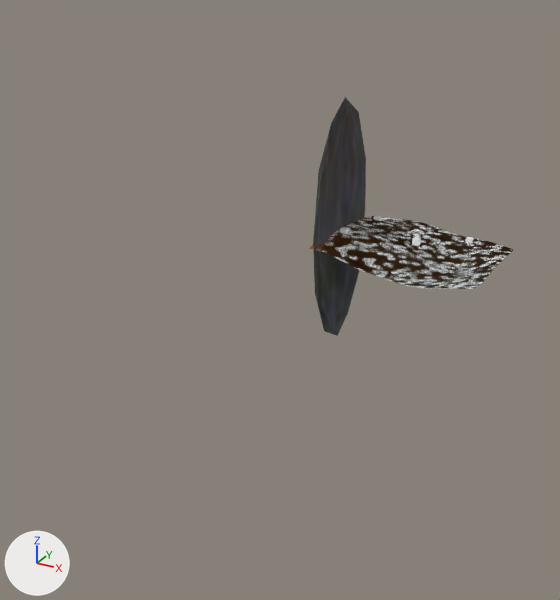
Renders of the glTF model assets/fse--dan.gltf from each side of a commit.
Before and after are seen from a 50 mm lens placed at (70.8, -214.0, 77.9), pointed at (-22.6, -44.1, -7.1). The lights are fixed; the arrows at lower left show +X, +Y and +Z. Where no turn or scale is listed for an object, it has been applied to the vertices. Vertices at the same position are counted once.
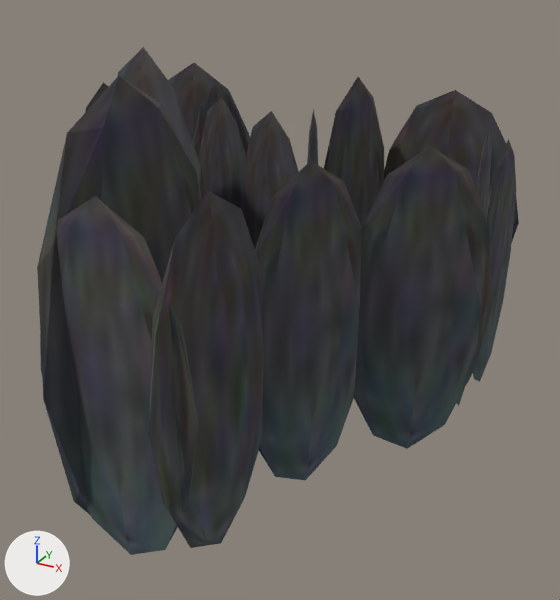
Location of each change, [x1, y1, x2, y2] in pixels of the pictures (560 x 600 px; the box of a moved part takes in the faces that stretch with it):
'Icosphere.008', added (black): after [354, 146, 493, 449]
'Icosphere.011', added (black): after [40, 196, 199, 555]
'Icosphere.010', added (black): after [149, 191, 264, 548]
'Icosphere.003', added (black): after [255, 161, 362, 480]
'Icosphere.007', added (black): after [37, 75, 200, 516]
'Icosphere', moved, turned, rescaled: before [313, 97, 366, 336]; after [384, 90, 519, 241]
'Icosphere.012', added (black): after [324, 77, 384, 227]
'Icosphere.014', added (black): after [198, 97, 251, 236]
'Icosphere.005', added (black): after [473, 139, 516, 382]
'Icosphere.001', added (black): after [246, 111, 299, 249]
'Icosphere.006', added (black): after [117, 47, 205, 201]
'Icosphere.013', added (black): after [168, 63, 250, 154]
'Icosphere.009', added (black): after [457, 128, 492, 406]
'Icosphere.015', added (black): after [192, 84, 229, 158]
'Icosphere.002', added: after [307, 109, 318, 165]
'Icosphere.016', added: after [85, 82, 109, 112]
part 1 of me_plane, cut back: before [309, 216, 513, 289]
part 2 of me_plane_001, moved or reshaped (not visible afterwards): before [322, 217, 514, 289]

What changed in the scene script:
```text
Change me_plane:
    remove me_plane.from_pydata(...)  # 2025 vertices, 3872 faces; spans x -24.0..24.0, y -24.0..24.0, z -4.2..6.6
    add me_plane.from_pydata(...)  # 18 vertices, 16 faces; spans x -1.0..5.3, y -4.4..1.4, z 0.0..0.1
    me_plane part 1: 2025 vertices removed from x -24.0..24.0, y -24.0..24.0, z -4.2..6.6; 18 vertices added at x -1.0..5.3, y -4.4..1.4, z 0.0..0.1
Change me_plane_001:
    remove me_plane_001.from_pydata(...)  # 1926 vertices, 3674 faces; spans x -24.0..24.0, y -24.0..24.0, z -6.7..3.7
    add me_plane_001.from_pydata(...)  # 3718 vertices, 7056 faces; spans x -96.8..30.3, y -117.3..23.2, z -5.4..-2.2
    me_plane_001 part 2: 1926 vertices removed from x -24.0..24.0, y -24.0..24.0, z -6.7..3.7; 3718 vertices added at x -96.8..30.3, y -117.3..23.2, z -5.4..-2.2
    add me_plane_001.materials.append(mat_material)  # picture img_claw
Change ob_icosphere:
    ob_icosphere.location: (-22.5, -5.8, 3.6) -> (1.2, 22.5, 3.6)
    ob_icosphere.rotation_euler: (0.0, 0.0, 0.0) -> (0.0, 0.0, -1.609)  # degrees (0, 0, 0) -> degrees (0, 0, -92)
    ob_icosphere.scale: (1.91, 19.0, 38.1) -> (1.91, 23.8, 38.1)
Add ob_icosphere_016:
    ob_icosphere_016 = bpy.data.objects.new('Icosphere.016', me_icosphere_016)  # 42 vertices, 80 faces; spans x -3.4..3.4, y -18.8..18.8, z -38.1..38.1; in mat_material (picture img_claw)
    ob_icosphere_016.location = (-85.3, -36.1, 7.2)
Add ob_icosphere_015:
    ob_icosphere_015 = bpy.data.objects.new('Icosphere.015', me_icosphere_015)  # 42 vertices, 80 faces; spans x -2.0..2.0, y -19.0..19.0, z -38.1..38.1; in mat_material (picture img_claw)
    ob_icosphere_015.location = (-69.6, -1.4, 3.6)
Add ob_icosphere_014:
    ob_icosphere_014 = bpy.data.objects.new('Icosphere.014', me_icosphere_014)  # 42 vertices, 80 faces; spans x -16.5..16.5, y -9.5..9.5, z -38.1..38.1; in mat_material (picture img_claw)
    ob_icosphere_014.location = (-53.3, -23.0, 3.6)
Add ob_icosphere_013:
    ob_icosphere_013 = bpy.data.objects.new('Icosphere.013', me_icosphere_013)  # 42 vertices, 80 faces; spans x -26.6..26.6, y -2.9..2.9, z -53.3..53.3; in mat_material (picture img_claw)
    ob_icosphere_013.location = (-82.3, 5.6, -6.6)
Add ob_icosphere_012:
    ob_icosphere_012 = bpy.data.objects.new('Icosphere.012', me_icosphere_012)  # 42 vertices, 80 faces; spans x -2.7..2.7, y -26.6..26.6, z -53.3..53.3; in mat_material (picture img_claw)
    ob_icosphere_012.location = (-21.6, 0.9, -6.6)
Add ob_icosphere_011:
    ob_icosphere_011 = bpy.data.objects.new('Icosphere.011', me_icosphere_011)  # 42 vertices, 80 faces; spans x -19.0..19.0, y -1.9..1.9, z -38.1..38.1; in mat_material (picture img_claw)
    ob_icosphere_011.location = (-16.7, -118.7, 3.6)
Add ob_icosphere_010:
    ob_icosphere_010 = bpy.data.objects.new('Icosphere.010', me_icosphere_010)  # 42 vertices, 80 faces; spans x -2.2..2.2, y -19.0..19.0, z -38.1..38.1; in mat_material (picture img_claw)
    ob_icosphere_010.location = (-2.3, -106.8, 3.6)
Add ob_icosphere_009:
    ob_icosphere_009 = bpy.data.objects.new('Icosphere.009', me_icosphere_009)  # 42 vertices, 80 faces; spans x -3.9..3.9, y -18.7..18.7, z -38.1..38.1; in mat_material (picture img_claw)
    ob_icosphere_009.location = (25.2, -29.1, 3.6)
Add ob_icosphere_008:
    ob_icosphere_008 = bpy.data.objects.new('Icosphere.008', me_icosphere_008)  # 42 vertices, 80 faces; spans x -13.8..13.8, y -13.0..13.0, z -38.1..38.1; in mat_material (picture img_claw)
    ob_icosphere_008.location = (19.9, -55.3, 3.6)
Add ob_icosphere_007:
    ob_icosphere_007 = bpy.data.objects.new('Icosphere.007', me_icosphere_007)  # 42 vertices, 80 faces; spans x -6.7..6.7, y -33.3..33.3, z -53.7..53.7; in mat_material (picture img_claw)
    ob_icosphere_007.location = (-31.2, -93.1, 3.6)
Add ob_icosphere_006:
    ob_icosphere_006 = bpy.data.objects.new('Icosphere.006', me_icosphere_006)  # 42 vertices, 80 faces; spans x -29.9..29.9, y -15.3..15.3, z -53.7..53.7; in mat_material (picture img_claw)
    ob_icosphere_006.location = (-59.8, -48.9, 3.6)
Add ob_icosphere_005:
    ob_icosphere_005 = bpy.data.objects.new('Icosphere.005', me_icosphere_005)  # 42 vertices, 80 faces; spans x -1.9..1.9, y -19.0..19.0, z -38.1..38.1; in mat_material (picture img_claw)
    ob_icosphere_005.location = (23.0, 3.0, -5.4)
Add ob_icosphere_003:
    ob_icosphere_003 = bpy.data.objects.new('Icosphere.003', me_icosphere_003)  # 42 vertices, 80 faces; spans x -7.0..7.0, y -17.6..17.6, z -38.1..38.1; in mat_material (picture img_claw)
    ob_icosphere_003.location = (3.5, -79.1, 3.6)
Add ob_icosphere_002:
    ob_icosphere_002 = bpy.data.objects.new('Icosphere.002', me_icosphere_002)  # 42 vertices, 80 faces; spans x -7.7..7.7, y -17.4..17.4, z -38.1..38.1; in mat_material (picture img_claw)
    ob_icosphere_002.location = (-21.4, -28.1, 3.6)
Add ob_icosphere_001:
    ob_icosphere_001 = bpy.data.objects.new('Icosphere.001', me_icosphere_014.copy())
    ob_icosphere_001.location = (-30.1, -35.2, 3.6)
```
